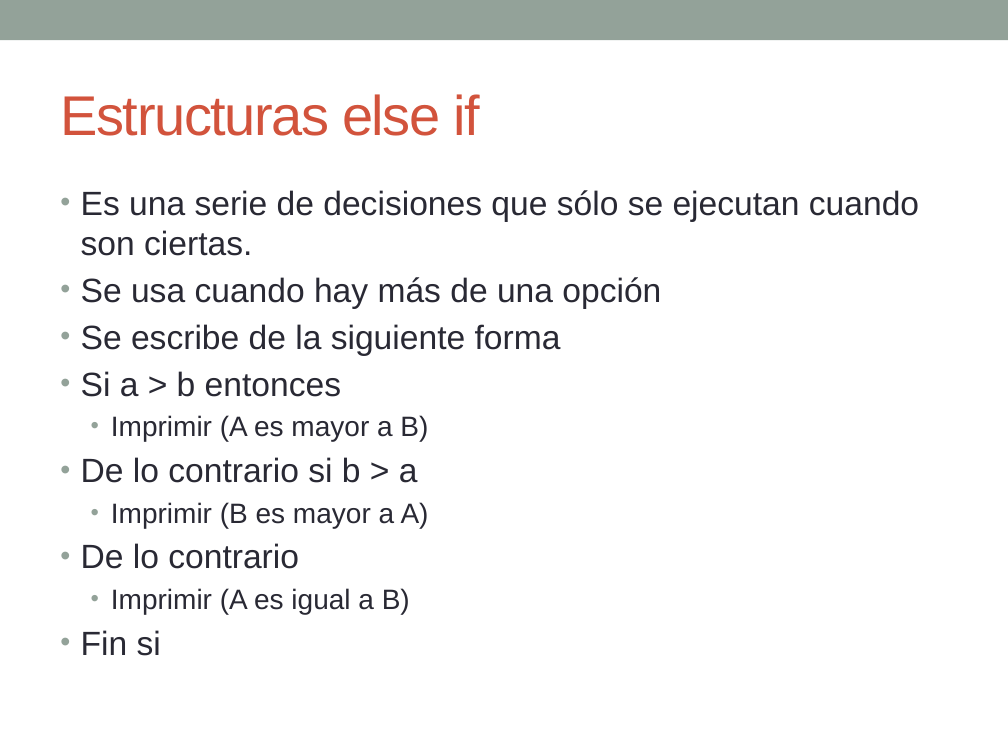
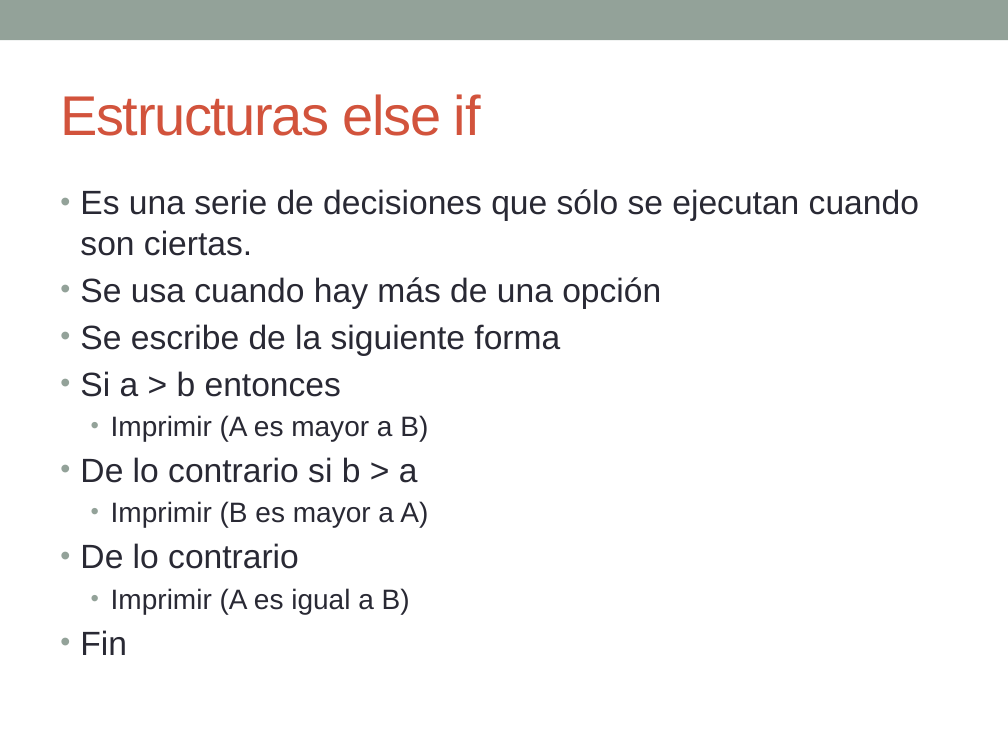
Before and after one commit to esolorzanob/UPI_Introduccion, a slide deck: slide 11 of Semana 4.pptx. Drawn at 1008x756 pixels with LibreOffice and Linux fonts; fonts in the diff are those of the drawing. Boxes give left, top, right and bottom in pixels: in the first picture for what was removed or moved away, otherwise in the second. Text is boxed around its words. In the diff, an @@ line names an element or a change of style, - is before the commit and + after.

```diff
--- a/Semana 4.pptx
+++ b/Semana 4.pptx
@@ text at (80, 630, 127, 655): text changed @@
-• Fin si
+• Fin
```
Also in this commit, not shown: 7 other slides changed, 1 other file.
